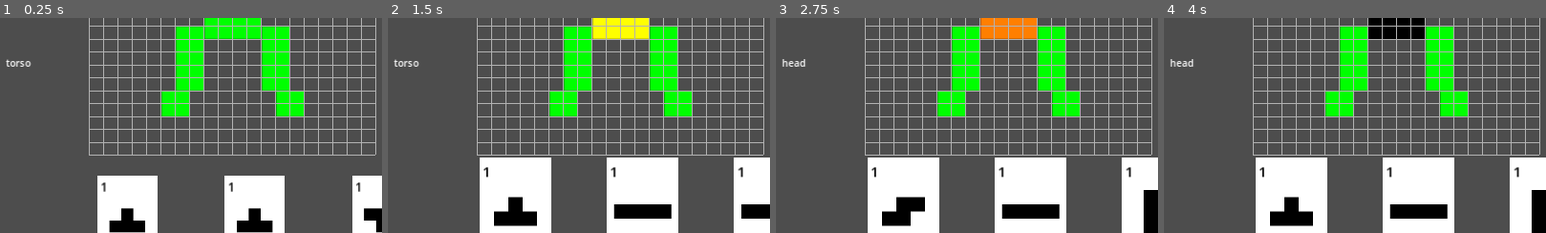
Above: before the commit, frames 1-4 (left to right).
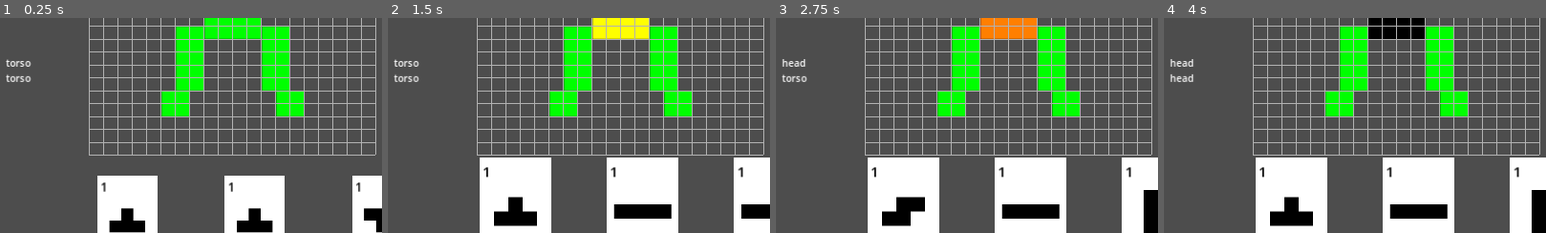
Above: after the commit, the same moments.

Repository: dBinet/SquirrelAttack
Game: Godot game, scene res://scenes/Main.tscn
The game is run twice, just before and just after one commit, with the same random seed, the same clock (stepped at 60 frames per second) and the same inputs.
Inputs (mouse positions are % of the whole screen's width and height, from its top left):
- Up to frame 1 (0.25 s): no input
- Up to frame 2 (1.5 s): click "End Turn" at 0.5 s; click "End Turn" at 1.25 s
- Up to frame 3 (2.75 s): click "End Turn" at 2 s
- Up to frame 4 (4 s): tap Enter at 2.75 s; move the mouse to (72, 45) at 2.77 s; click (72, 45) at 2.92 s; tap Space at 3.5 s; drag from (30, 55) to (45, 70) at 3.52 s
The pictures show only the part of the screen within x 0-50%, y 41-91%; the shares and areas given below are measured in that part.

The runs differ from the first frame. In frame 1, 0.1% of the frame differs, in the area x 1-9%, y 26-30%; in frame 2, 0.1%; in frame 3, 0.1%; in frame 4, 0.1%, in the area x 1-8%, y 26-30%.

Commit message:
Show both enemy attack targets

Diff:
--- a/scripts/Main.gd
+++ b/scripts/Main.gd
@@ -82,7 +82,7 @@
     _update_attack_label_position()
 
     _target_label = Label.new()
-    _target_label.custom_minimum_size = Vector2(150, 20)
+    _target_label.custom_minimum_size = Vector2(150, 40)
     add_child(_target_label)
     _update_target_label_position()
 
@@ -209,6 +209,7 @@
 
     var text_lines: Array[String] = []
     var attack_cells: Array[Vector2i] = []
+    var target_lines: Array[String] = []
 
     var part := living[randi_range(0, living.size() - 1)]
     living.erase(part)
@@ -216,12 +217,10 @@
     if atk1.shape != "":
         text_lines.append("%s - %s" % [part, atk1.shape])
         attack_cells.append_array(atk1.cells)
-        if _target_label:
-            _target_label.text = atk1.target
+        if atk1.target != "":
+            target_lines.append(atk1.target)
     else:
         text_lines.append(part)
-        if _target_label:
-            _target_label.text = ""
 
     if not living.is_empty():
         var part2 := living[randi_range(0, living.size() - 1)]
@@ -229,8 +228,13 @@
         if atk2.shape != "":
             text_lines.append("%s - %s" % [part2, atk2.shape])
             attack_cells.append_array(atk2.cells)
+            if atk2.target != "":
+                target_lines.append(atk2.target)
         else:
             text_lines.append(part2)
+
+    if _target_label:
+        _target_label.text = "\n".join(target_lines)
 
     if attack_cells.is_empty():
         _grids[_mech_grid_idx].highlight_random_cells(HAZARDS_PER_ROUND)
